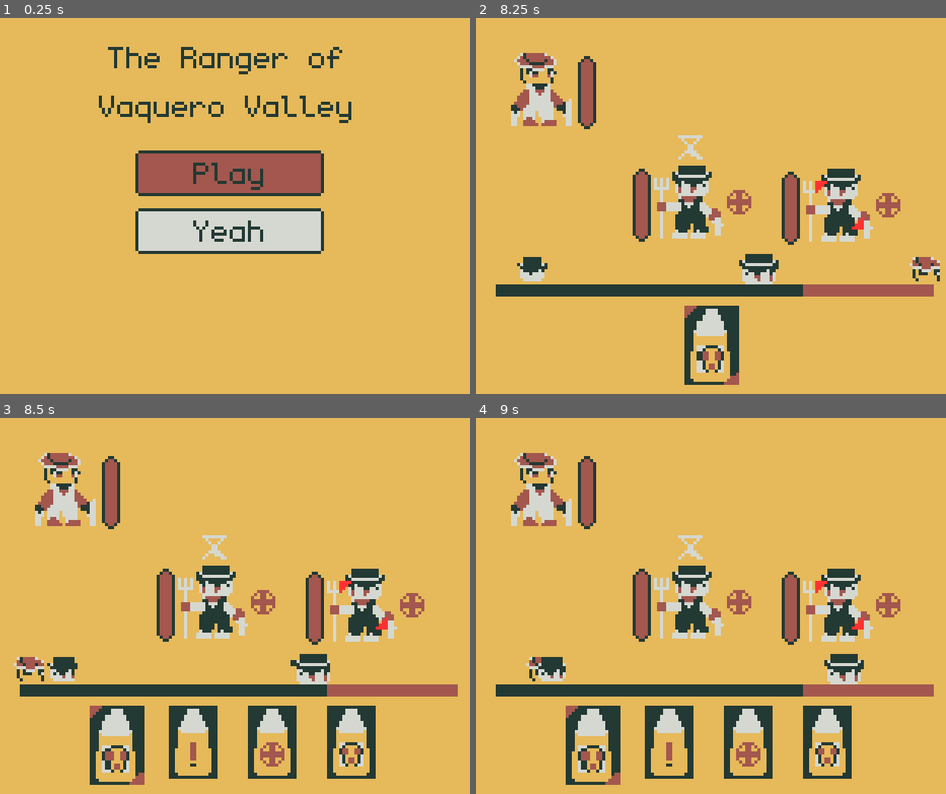
Above: before the commit, frames 1-4 (two rows, left to right).
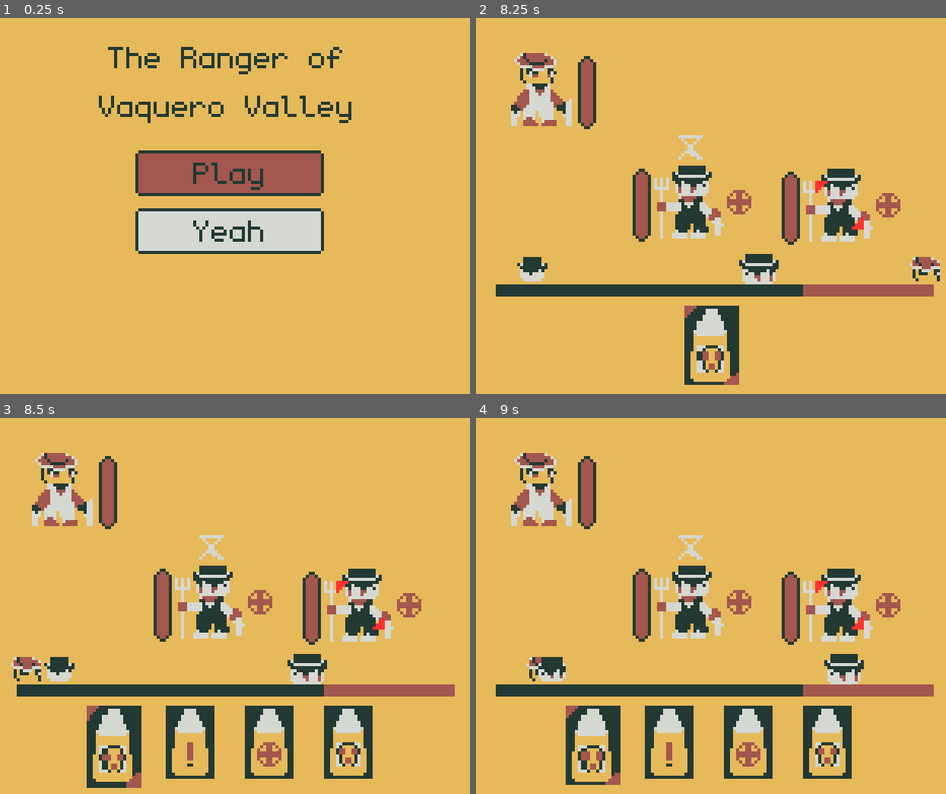
Above: after the commit, the same moments.

Repository: JohnathanRH/GBJAM
Game: Godot game, scene res://screens/main_menu/main_menu.tscn
Two runs of this game, one before a commit and one after it. Both use one fixed random seed, a clock stepped at 60 frames per second and the inputs below.
Inputs:
- Up to frame 1 (0.25 s): no input
- Up to frame 2 (8.25 s): tap Enter (A) at 0.5, 1.35, 4.35, 7.35 s; hold D (pad_right) 0.53-1.28 s; hold \ (start) 0.53-1.28 s; hold S (pad_down) 1.28-2.03 s; tap \ (start) at 1.55, 2.3, 2.85, 4.55, 5.3, 5.85, 7.55 s; hold D (pad_right) 2.03-2.78 s; hold ' (B) 2.03-2.78 s; hold W (pad_up) 2.78-3.53 s; hold \ (start) 3.53-4.28 s; hold A (pad_left) 3.53-5.03 s; hold S (pad_down) 5.03-5.78 s; hold ' (B) 5.03-5.78 s; hold D (pad_right) 5.78-6.53 s; hold W (pad_up) 6.53-7.28 s; hold \ (start) 6.53-7.28 s; hold D (pad_right) 7.28-8.03 s; hold S (pad_down) from 8.03 s (still down); hold ' (B) from 8.03 s (still down)
- Up to frame 3 (8.5 s): keep holding S (pad_down); keep holding ' (B); tap \ (start) at 8.3 s
- Up to frame 4 (9 s): release S (pad_down) at 8.78 s; release ' (B) at 8.78 s; hold A (pad_left) from 8.78 s (still down); tap \ (start) at 8.85 s

Frames 1-2 are identical in both runs. In frame 3, 8.2% of the frame differs, in the area x 2-98%, y 9-99%; in frame 4, nothing differs.

Commit message:
add shake effect when player get damaged and attack enemy

Diff:
--- a/wild-west/screens/main_game/main_game.gd
+++ b/wild-west/screens/main_game/main_game.gd
@@ -2,9 +2,16 @@
 
 var enemy_scn = preload("res://entities/enemy/enemy.tscn")
 
+@export var random_strength: float = 2.0
+@export var shake_duration: float = 0.2
+var tween: Tween
+
 func _enter_tree() -> void:
 	$Player.entity_resource = SaveManager.file.player_resource
 	var stage_num: int = SaveManager.file.stage_number
+
+	$Player.damage_received.connect(_on_player_damaged)
+	$Player.auto_fired.connect(_on_player_fired)
 
 	var stage: Stage = Stages.fetch(stage_num)
 	for i in stage.enemies.size():
@@ -31,3 +38,25 @@
 			SaveManager.save()
 
 			get_tree().change_scene_to_file("res://screens/bullet_pick/bullet_pick.tscn")
+
+func _on_player_damaged() -> void:
+	_shake_camera()
+
+func _on_player_fired() -> void:
+	_shake_camera()
+
+func _shake_camera() -> void:
+	if tween and tween.is_running():
+		tween.kill()
+
+	tween = create_tween().set_parallel(false)
+
+	var original_offset = %Camera.offset
+
+	for i in range(5):
+		var offset = Vector2(
+			original_offset.x + randf_range(-random_strength, random_strength),
+			original_offset.y + randf_range(-random_strength, random_strength)
+			)
+		tween.tween_property(%Camera, "offset", offset, shake_duration / 5.0)
+	tween.tween_property(%Camera, "offset", original_offset, shake_duration / 5.0)
--- a/wild-west/screens/main_game/main_game.tscn
+++ b/wild-west/screens/main_game/main_game.tscn
@@ -11,8 +11,8 @@
 script = ExtResource("1_dyq00")
 
 [node name="Background" type="Sprite2D" parent="." unique_id=1386097473]
-position = Vector2(79.375, 69.00001)
-scale = Vector2(1.0171875, 1.1111112)
+position = Vector2(79, 72.50001)
+scale = Vector2(1.2249999, 1.2708333)
 texture = ExtResource("2_xpwsd")
 
 [node name="GaugeBar" parent="." unique_id=850369798 instance=ExtResource("2_hs5nc")]
@@ -65,4 +65,8 @@
 wait_time = 3.0
 one_shot = true
 
+[node name="Camera" type="Camera2D" parent="." unique_id=1022854531]
+unique_name_in_owner = true
+offset = Vector2(80, 72)
+
 [connection signal="timeout" from="VictoryDelay" to="." method="_on_victory_delay_timeout"]
